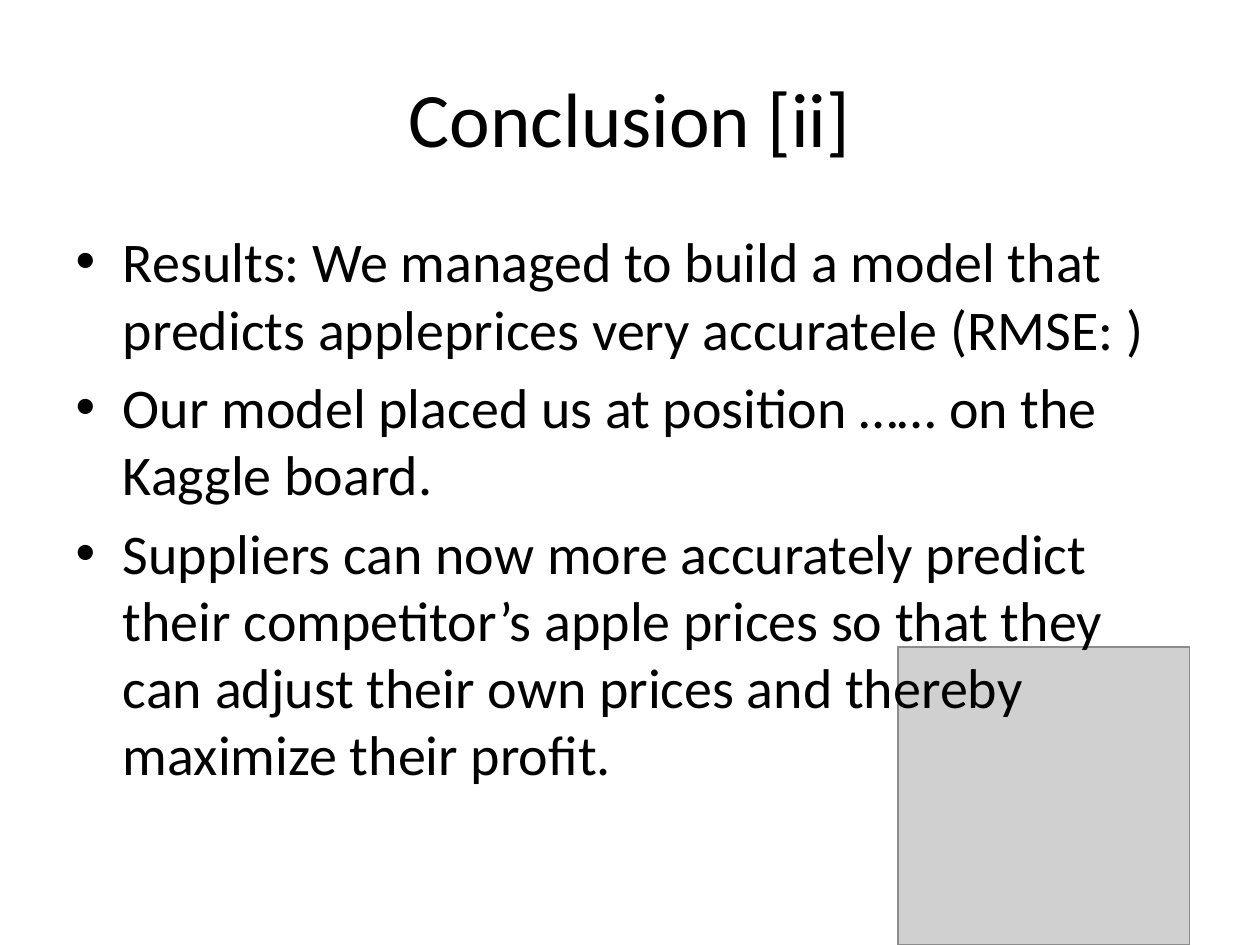
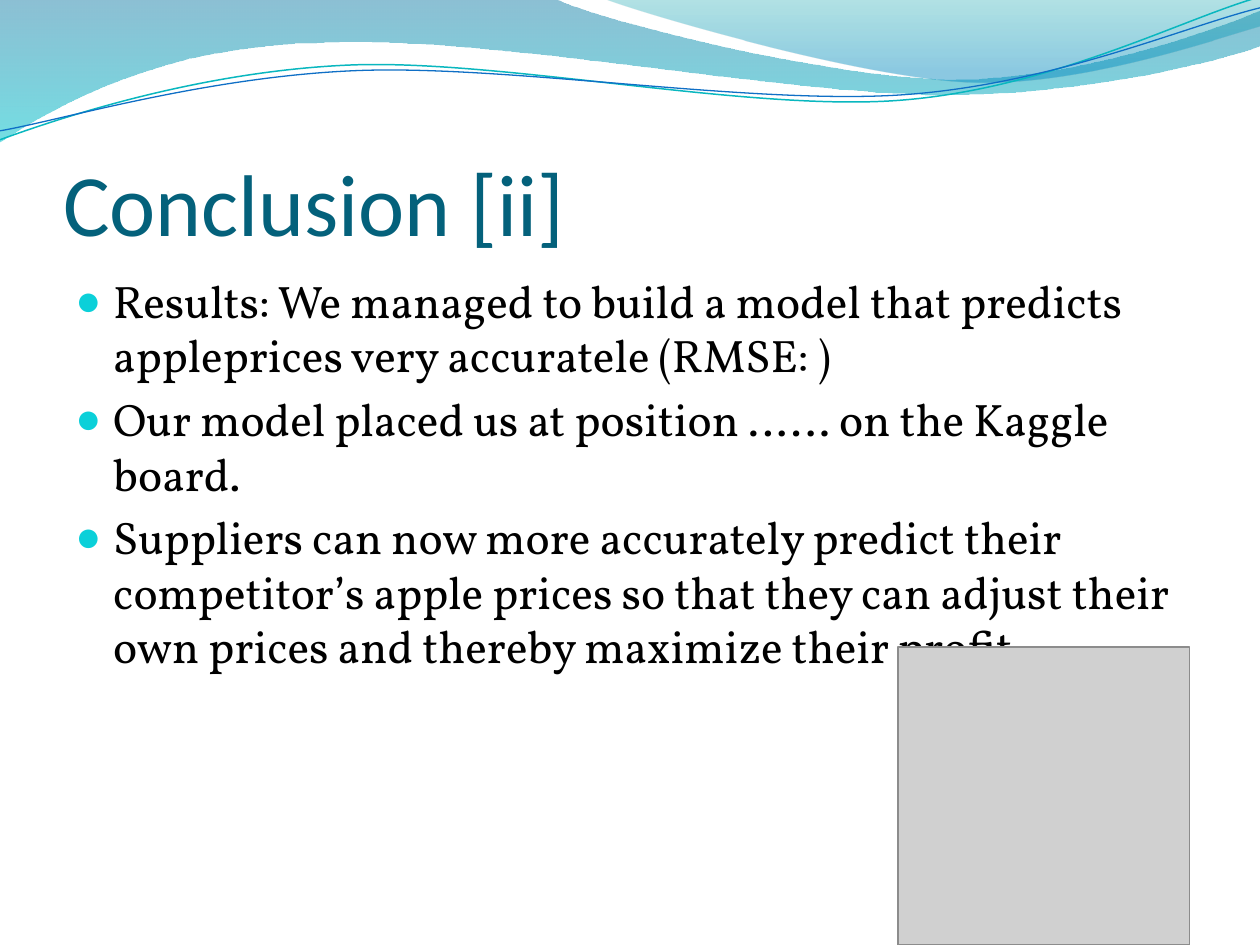
Before and after one commit to lkrump7/regression-apples-predict-api-template, a slide deck: slide 29 of What will the apples cost.pptx (slide 23 before the commit). Drawn at 1260x945 pixels with LibreOffice and Linux fonts; fonts in the diff are those of the drawing; grey boxes stand for pictures; background and template pictures are left out. Boxes give left, top, right and bottom in pixels: in the first picture for what was removed or moved away, otherwise in the second. Text is boxed around its words. In the diff, an @@ line names an element or a change of style, - is before the commit and + after.

```diff
--- a/What will the apples cost.pptx
+++ b/What will the apples cost.pptx
@@ freeform shape added at [0,0,1260,142], fill gradient #0074A1 to #00C6CF @@
@@ freeform shape added at [0,0,1260,147], outline #0AB8BF 0.85 pt @@
@@ freeform shape added at [0,8,1260,141], outline #0F6FC6 0.75 pt @@
@@ freeform shape added at [604,0,1260,87], fill gradient #00A1A9 to #008BBF @@
@@ title "Conclusion [ii]": place and size @@
-title "Conclusion [ii]" at [409,91,850,158]
+title "Conclusion [ii]" at [63,172,565,248]
@@ title "Conclusion [ii]" at [63,172,565,248]: size 44 to 50 pt, text colour #000000 to #04617B; alignment centre to left; vertical alignment middle to bottom @@
@@ text "Results: We managed to build ...": place and size @@
-text "Results: We managed to build ..." at [123,243,1113,784]
+text "Results: We managed to build ..." at [113,285,1169,684]
@@ text "Results: We managed to build ..." at [113,285,1169,684]: size 32 to 26 pt, font Calibri to Vollkorn; bullet • to ●; less space between paragraphs @@
```
Also in this commit, not shown: 23 other slides changed, 6 slides added.
